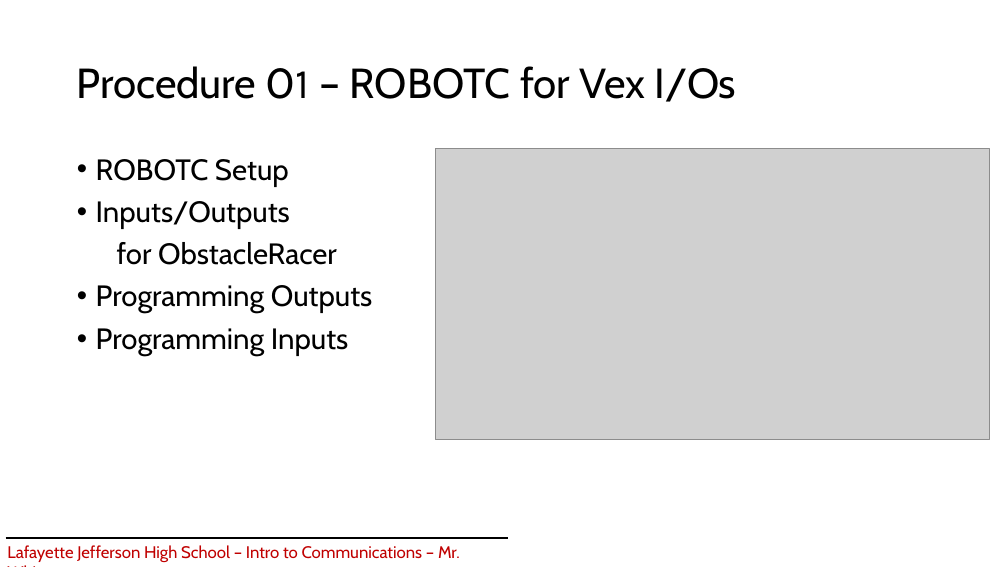
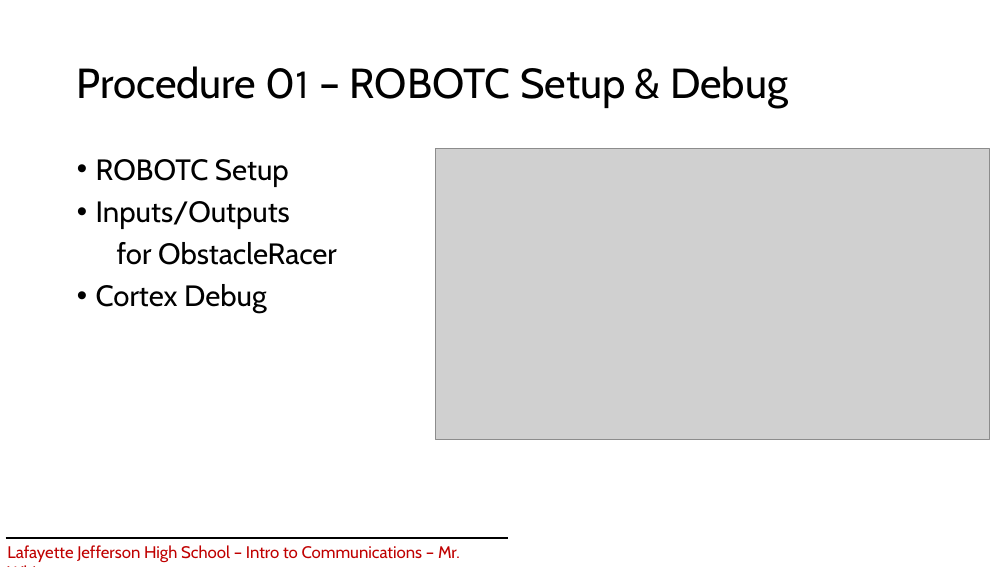
Before and after one commit to CJ-Marks/JHS-ObstacleRacer-Assignment, a slide deck: slide 1 of Procedures/ItC - Procedure 01 - ROBOTC Setup+Debug.pptx. Drawn at 1008x567 pixels with LibreOffice and Linux fonts; fonts in the diff are those of the drawing; grey boxes stand for pictures. Boxes give left, top, right and bottom in pixels: in the first picture for what was removed or moved away, otherwise in the second. Text is boxed around its words. In the diff, an @@ line names an element or a change of style, - is before the commit and + after.

```diff
--- a/Procedures/ItC - Procedure 01 - ROBOTC Setup+Debug.pptx
+++ b/Procedures/ItC - Procedure 01 - ROBOTC Setup+Debug.pptx
@@ title at [77, 66, 788, 108]: text changed @@
-Procedure 01 – ROBOTC for Vex I/Os
+Procedure 01 – ROBOTC Setup & Debug
@@ text at [96, 284, 267, 314]: text changed @@
-• Programming Outputs
-• Programming Inputs
+• Cortex Debug
```
